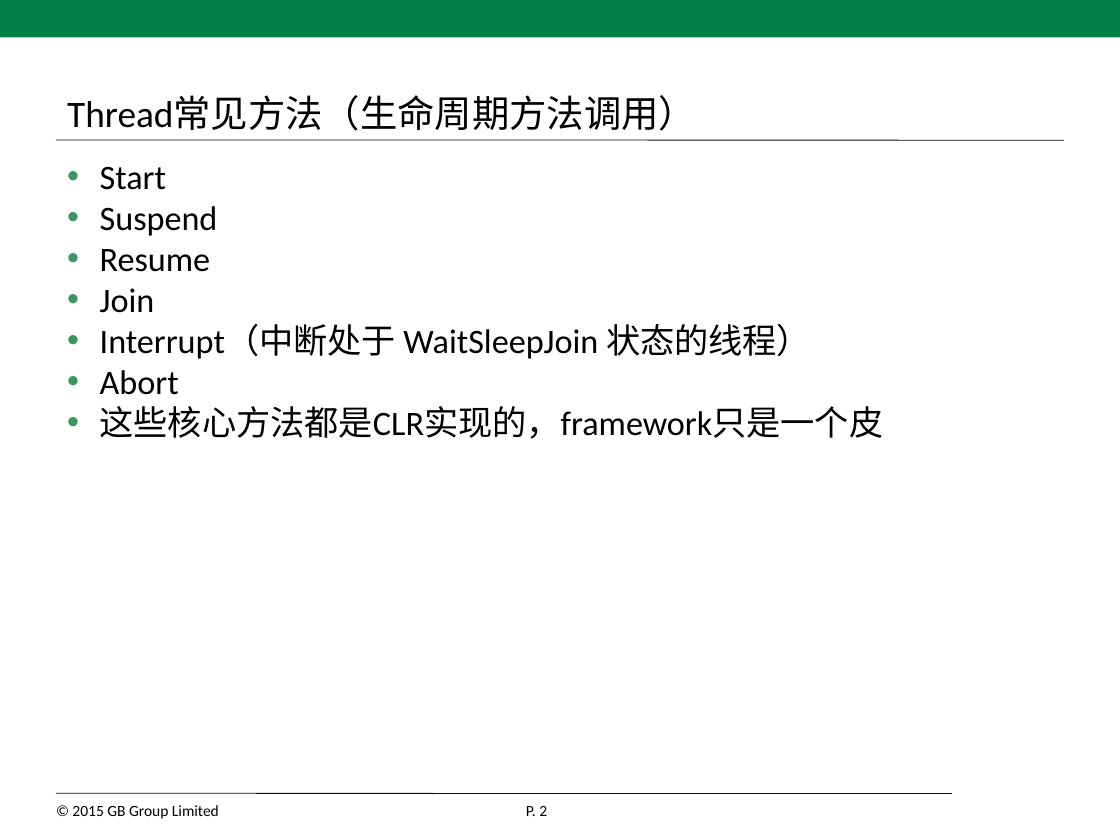
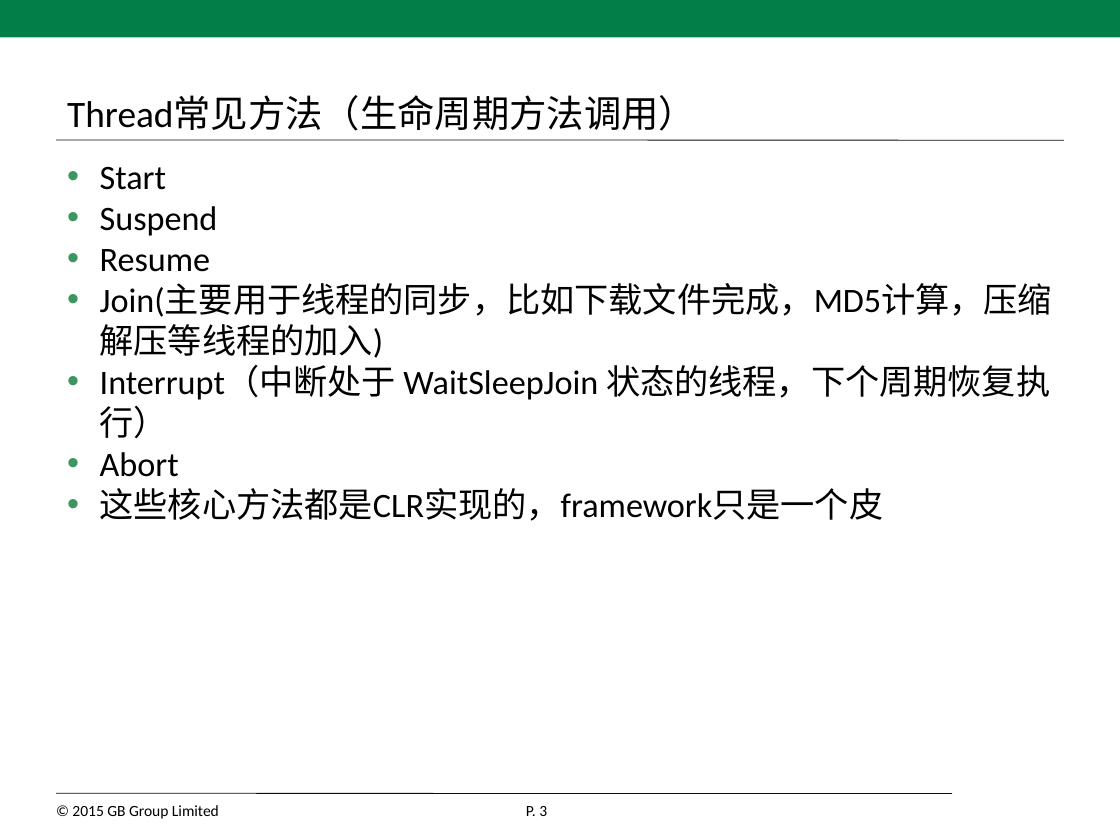
Before and after one commit to xiafeicn/AsyncProgram, a slide deck: slide 3 of 异步编程.pptx (slide 2 before the commit). Drawn at 1120x840 pixels with LibreOffice and Linux fonts; fonts in the diff are those of the drawing; background and template pictures are left out. Boxes give left, top, right and bottom in pixels: in the first picture for what was removed or moved away, otherwise in the second. Text is boxed around its words. In the diff, an @@ line names an element or a change of style, - is before the commit and + after.

Commit message:
多线程文档

```diff
--- a/异步编程.pptx
+++ b/异步编程.pptx
@@ text at box(100, 284, 1052, 438): text changed @@
-• Join
-• Interrupt（中断处于 WaitSleepJoin 状态的线程）
+• Join(主要用于线程的同步，比如下载文件完成，MD5计算，压缩解压等线程的加入)
+• Interrupt（中断处于 WaitSleepJoin 状态的线程，下个周期恢复执行）
@@ page number at box(526, 806, 547, 816): text changed @@
-P. 2
+P. 3
```
Also in this commit, not shown: 1 other slide changed, 1 slide added, 1 other file.
